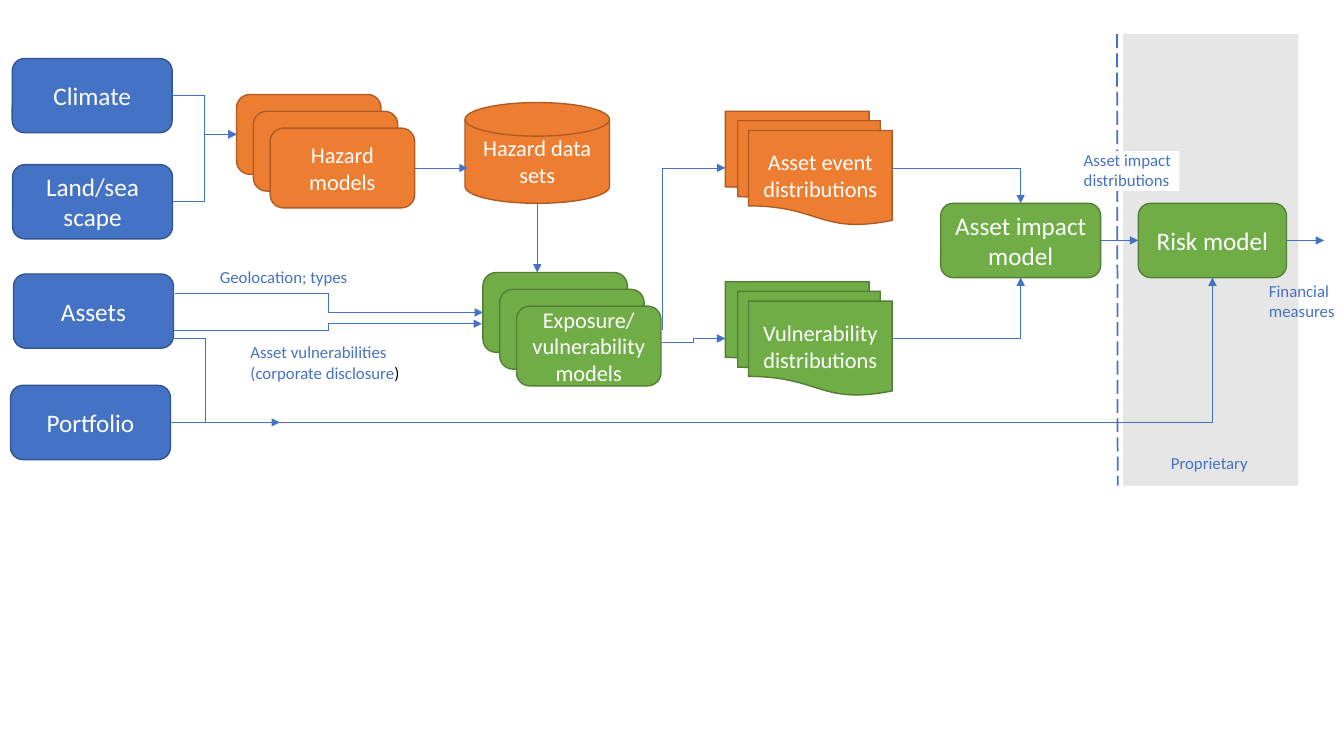
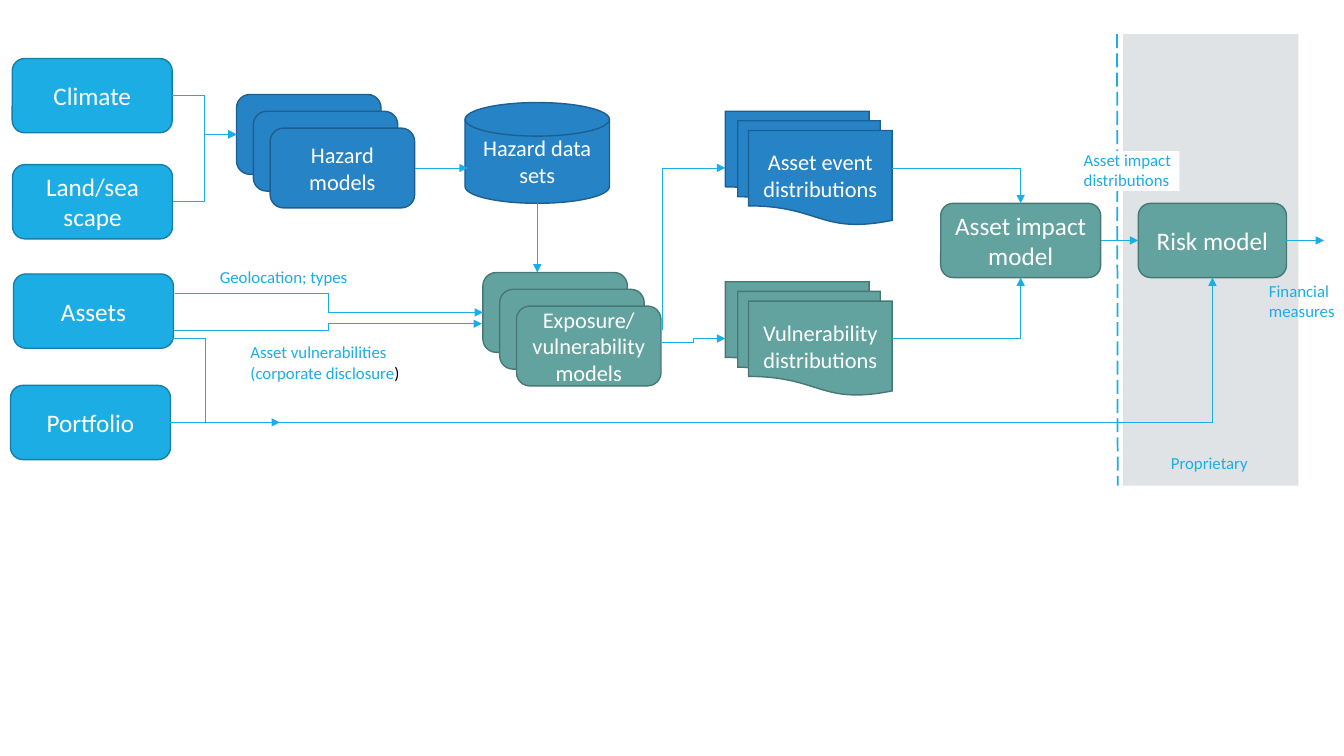
Before and after one commit to os-climate/physrisk, a slide deck: slide 1 of docs/methodology/plots/top_level_view.pptx. Drawn at 1344x756 pixels with LibreOffice and Linux fonts; fonts in the diff are those of the drawing. Boxes give left, top, right and bottom in pixels: in the first picture for what was removed or moved away, otherwise in the second. Text is boxed around its words. In the diff, an @@ line names an element or a change of style, - is before the commit and + after.

```diff
--- a/docs/methodology/plots/top_level_view.pptx
+++ b/docs/methodology/plots/top_level_view.pptx
@@ line (1117, 34) - (1118, 486): stroke #4472C4 1.25 pt dashed to #1CADE4 1.25 pt dashed @@
@@ rectangle at box(1123, 34, 1299, 486): fill #E7E6E6 to #DFE3E5 @@
@@ elbow arrow (172, 96) - (237, 134): stroke #4472C4 0.5 pt to #1CADE4 0.5 pt @@
@@ fill #ED7D31 to #2683C6; outline #AF5C24 1 pt to #1C6192 1 pt in 5 elements at box(237, 95, 381, 174), box(253, 111, 397, 191), box(270, 128, 414, 208), box(726, 111, 892, 225), box(465, 103, 609, 204) @@
@@ elbow arrow (172, 202) - (237, 134): stroke #4472C4 0.5 pt to #1CADE4 0.5 pt @@
@@ arrow (414, 168) - (468, 168): stroke #4472C4 0.5 pt to #1CADE4 0.5 pt @@
@@ elbow arrow (662, 331) - (726, 168): stroke #4472C4 0.5 pt to #1CADE4 0.5 pt @@
@@ elbow arrow (892, 168) - (1021, 204): stroke #4472C4 0.5 pt to #1CADE4 0.5 pt @@
@@ arrow (537, 204) - (537, 272): stroke #4472C4 0.5 pt to #1CADE4 0.5 pt @@
@@ arrow (1101, 241) - (1138, 241): stroke #4472C4 0.5 pt to #1CADE4 0.5 pt @@
@@ arrow (1287, 241) - (1325, 241): stroke #4472C4 0.5 pt to #1CADE4 0.5 pt @@
@@ fill #4472C4 to #1CADE4; outline #325491 1 pt to #1580A9 1 pt in 4 elements at box(12, 58, 172, 133), box(12, 164, 172, 239), box(10, 385, 170, 460), box(13, 274, 173, 349) @@
@@ elbow arrow (170, 422) - (1213, 277): stroke #4472C4 0.5 pt to #1CADE4 0.5 pt @@
@@ elbow arrow (174, 293) - (483, 313): stroke #4472C4 0.5 pt to #1CADE4 0.5 pt @@
@@ fill #70AD47 to #62A39F; outline #538035 1 pt to #497976 1 pt in 6 elements at box(726, 282, 892, 396), box(516, 307, 660, 386), box(941, 204, 1101, 278), box(1138, 204, 1287, 278), box(483, 272, 627, 352), box(500, 289, 644, 369) @@
@@ elbow arrow (892, 339) - (1021, 277): stroke #4472C4 0.5 pt to #1CADE4 0.5 pt @@
@@ elbow arrow (174, 331) - (482, 324): stroke #4472C4 0.5 pt to #1CADE4 0.5 pt @@
@@ elbow arrow (130, 339) - (280, 422): stroke #4472C4 0.5 pt to #1CADE4 0.5 pt @@
@@ elbow arrow (662, 343) - (726, 339): stroke #4472C4 0.5 pt to #1CADE4 0.5 pt @@
@@ text colour #4472C4 to #1CADE4 in 5 elements at box(1269, 285, 1335, 317), box(250, 346, 400, 382), box(220, 271, 347, 286), box(1084, 154, 1171, 186), box(1171, 457, 1248, 472) @@
```
Also in this commit, not shown: 4 other files.
